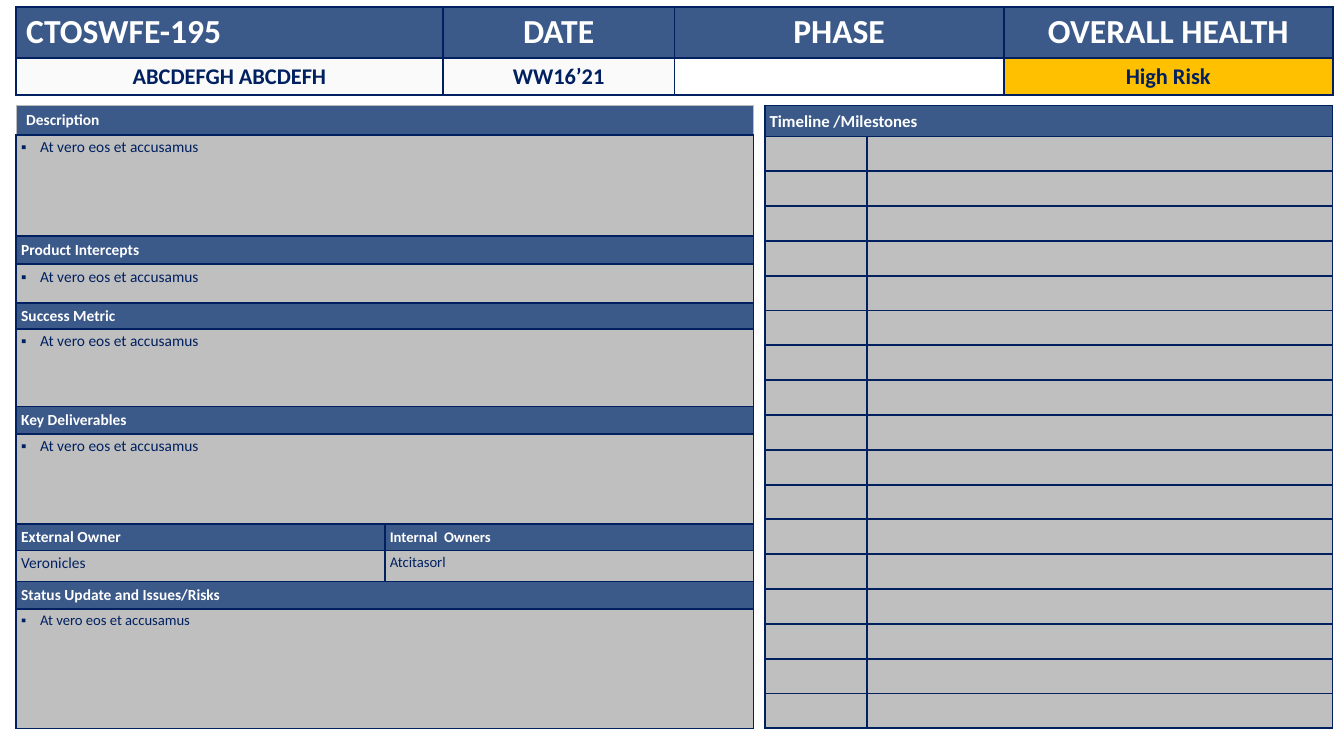
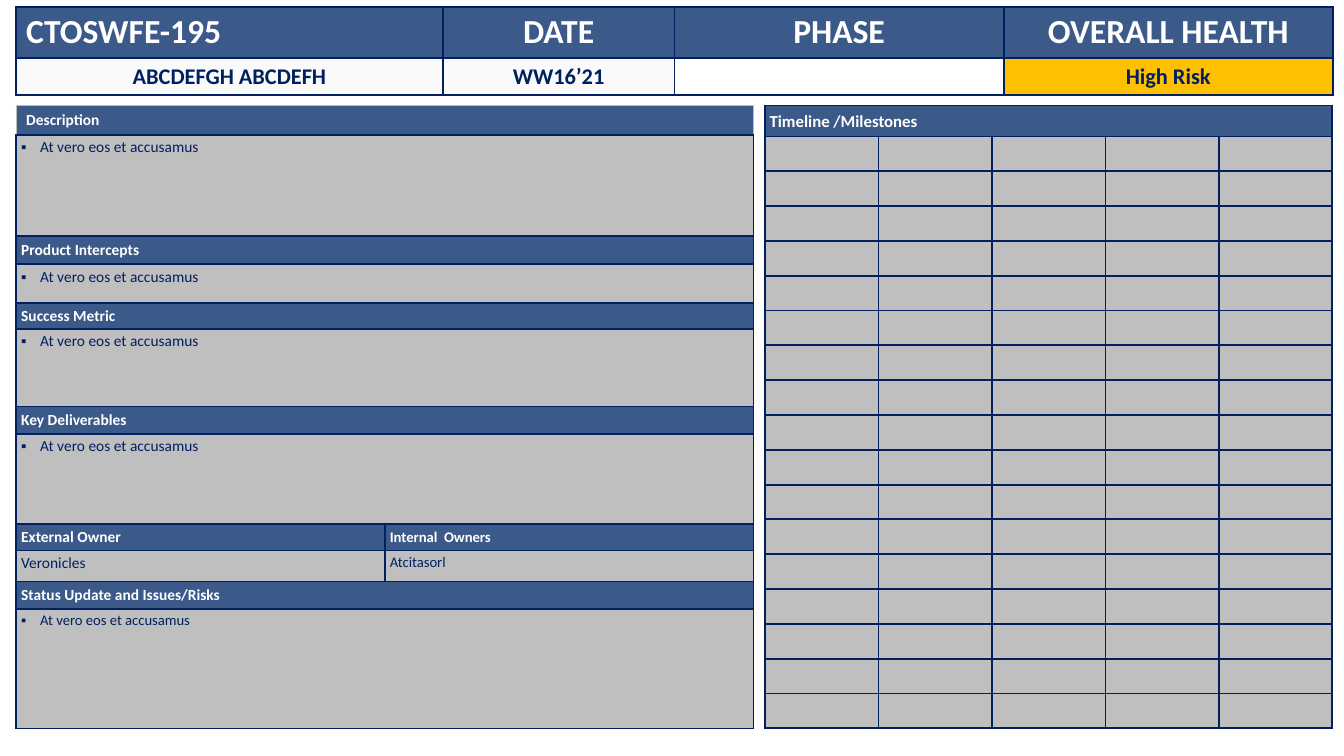
Before and after one commit to NguyenTatNhac/ppt-generator, a slide deck: slide 1 of src/main/resources/Template.pptx. Drawn at 1344x756 pixels with LibreOffice and Linux fonts; fonts in the diff are those of the drawing. Boxes give left, top, right and bottom in pixels: in the first picture for what was removed or moved away, otherwise in the second. Text is boxed around its words. In the diff, an @@ line names an element or a change of style, - is before the commit and + after.

Commit message:
Add 3 more columns to the Milestones table

```diff
--- a/src/main/resources/Template.pptx
+++ b/src/main/resources/Template.pptx
@@ table at <box>765,106,1335,729</box> @@
+column 3:  |  |  |  |  |  |  |  |  |  |  |  |  |  |  |  |  | 
+column 4:  |  |  |  |  |  |  |  |  |  |  |  |  |  |  |  |  | 
+column 5:  |  |  |  |  |  |  |  |  |  |  |  |  |  |  |  |  | 
```
Also in this commit, not shown: 1 other file.
